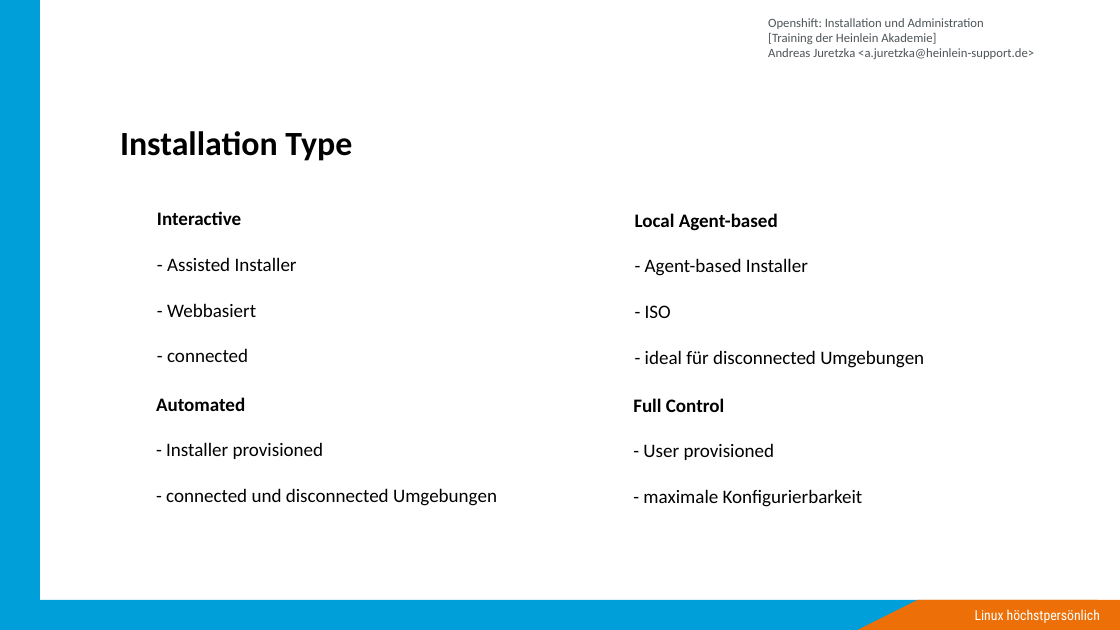
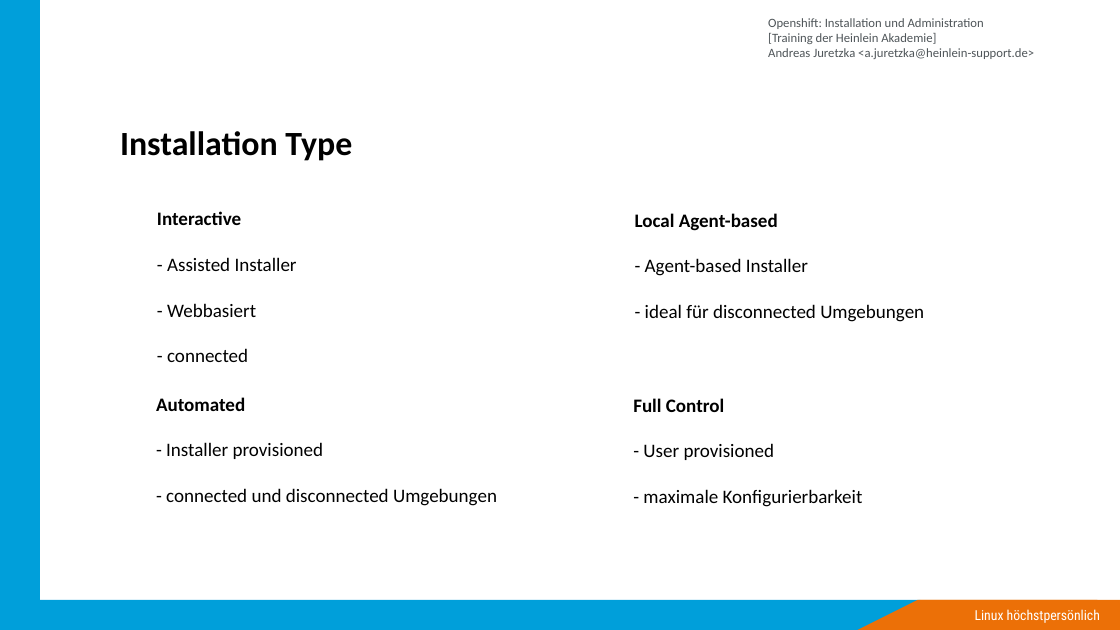
Before and after one commit to ajayten/openshift-kurs-folien, a slide deck: slide 21 of kurs-folien.odp (slide 16 before the commit). Drawn at 1120x630 pixels with LibreOffice and Linux fonts; fonts in the diff are those of the drawing; background and template pictures are left out. Boxes give left, top, right and bottom in pixels: in the first picture for what was removed or moved away, otherwise in the second. Text is boxed around its words. In the diff, an @@ line names an element or a change of style, - is before the commit and + after.

```diff
--- a/kurs-folien.odp
+++ b/kurs-folien.odp
@@ text at <box>645,305,671,318</box>: paragraph removed @@
-- ISO
```
Also in this commit, not shown: 9 other slides changed, 49 slides added, 6 slides removed, 1 other file.
